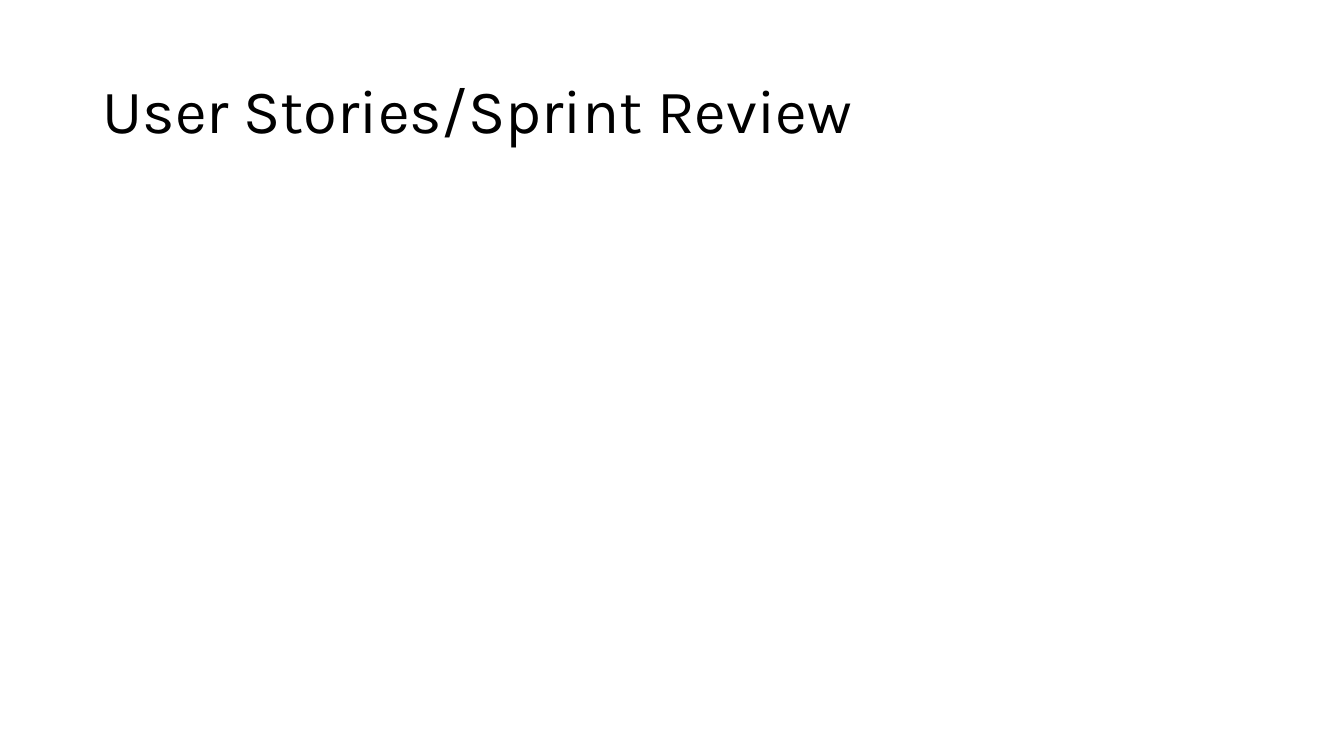
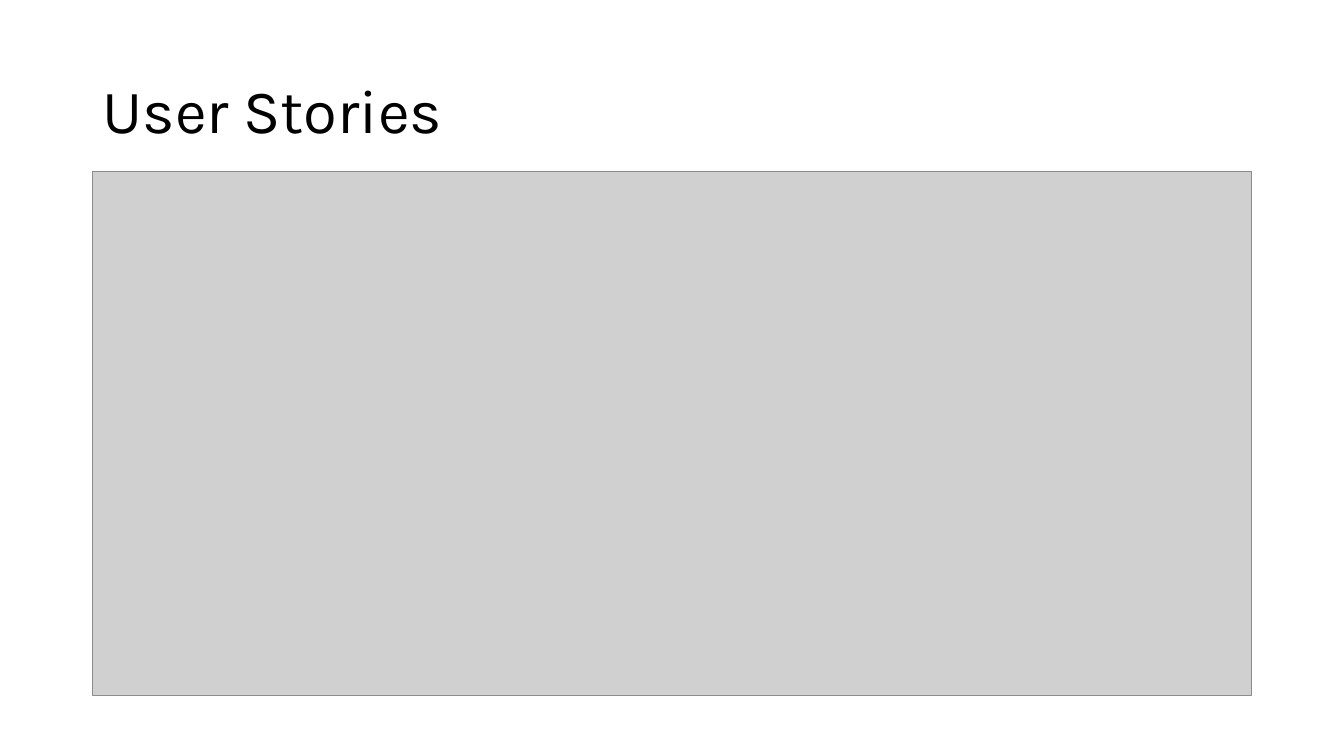
Before and after one commit to DavidSushames/LibraryApp, a slide deck: slide 6 of Presentation Slides.pptx. Drawn at 1344x756 pixels with LibreOffice and Linux fonts; fonts in the diff are those of the drawing; grey boxes stand for pictures. Boxes give left, top, right and bottom in pixels: in the first picture for what was removed or moved away, otherwise in the second. Text is boxed around its words. In the diff, an @@ line names an element or a change of style, - is before the commit and + after.

```diff
--- a/Presentation Slides.pptx
+++ b/Presentation Slides.pptx
@@ title at (102, 90, 442, 134): text changed @@
-User Stories/Sprint Review
+User Stories
@@ picture added at (93, 171, 1252, 696) @@
```
Also in this commit, not shown: 13 other slides changed, 5 slides added, 55 other files.
